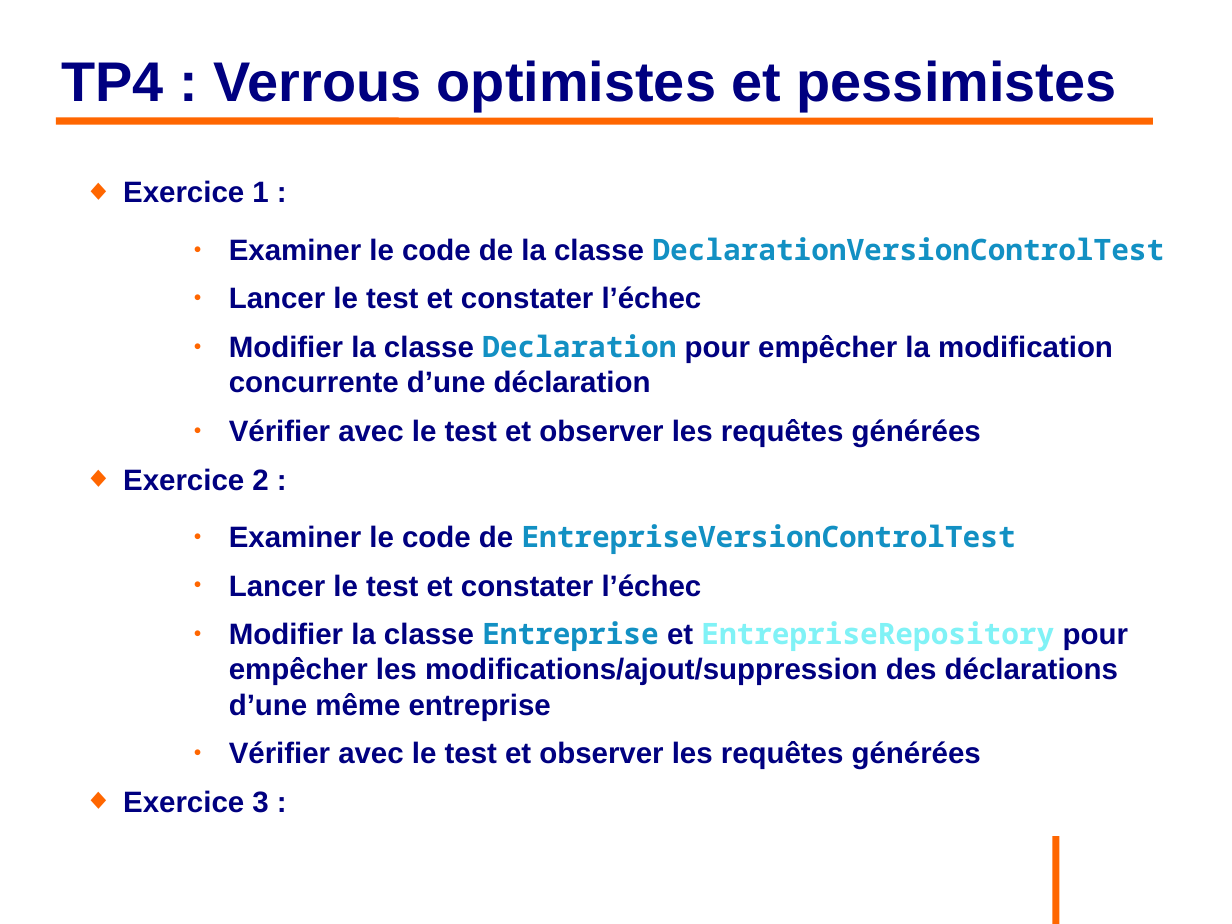
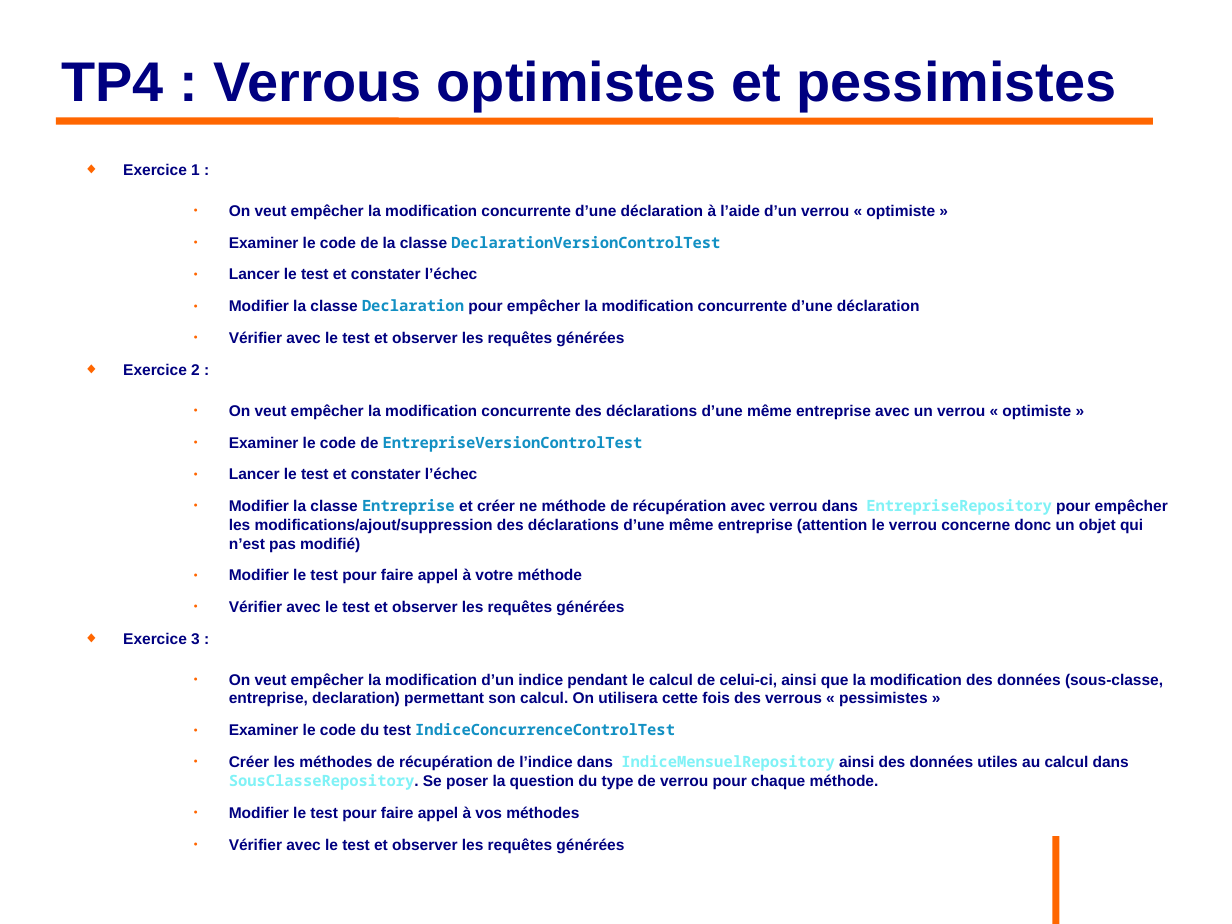
Before and after one commit to philphils/formation-hibernate-avancee, a slide deck: slide 109 of Documentation/diapo_formation_hibernate_avancee.odp (slide 108 before the commit). Drawn at 1232x924 pixels with LibreOffice and Linux fonts; fonts in the diff are those of the drawing; background and template pictures are left out. Boxes give left, top, right and bottom in pixels: in the first picture for what was removed or moved away, otherwise in the second. Text is boxed around its words. In the diff, an @@ line names an element or a change of style, - is before the commit and + after.

Commit message:
Fin diapo partie verrou

```diff
--- a/Documentation/diapo_formation_hibernate_avancee.odp
+++ b/Documentation/diapo_formation_hibernate_avancee.odp
@@ text at (x1=123, y1=163, x2=920, y2=644): size 19 to 10 pt in "Exercice 1 :", "Examiner le code de la classe DeclarationVersionControlTest", "Lancer le test et constater l’échec", "Modifier la classe Declaration pour empêcher la ..." and 6 more places @@
@@ text at (x1=229, y1=204, x2=935, y2=219): paragraph added @@
+    ● On veut empêcher la modification concurrente d’une déclaration à l’aide d’un verrou « optimiste »
@@ text at (x1=229, y1=404, x2=1071, y2=419): paragraph added @@
+    ● On veut empêcher la modification concurrente des déclarations d’une même entreprise avec un verrou « optimiste »
@@ text at (x1=229, y1=499, x2=1168, y2=584): text changed; size 19 to 10 pt @@
-    ● Modifier la classe Entreprise et EntrepriseRepository pour empêcher les modifications/ajout/suppression des déclarations d’une même entreprise
+    ● Modifier la classe Entreprise et créer ne méthode de récupération avec verrou dans EntrepriseRepository pour empêcher les modifications/ajout/suppression des déclarations d’une même entreprise (attention le verrou concerne donc un objet qui n’est pas modifié)
+    ● Modifier le test pour faire appel à votre méthode
@@ text at (x1=229, y1=673, x2=1163, y2=821): paragraphs added @@
+    ● On veut empêcher la modification d’un indice pendant le calcul de celui-ci, ainsi que la modification des données (sous-classe, entreprise, declaration) permettant son calcul. On utilisera cette fois des verrous « pessimistes »
+    ● Examiner le code du test IndiceConcurrenceControlTest
+    ● Créer les méthodes de récupération de l’indice dans IndiceMensuelRepository ainsi des données utiles au calcul dans SousClasseRepository. Se poser la question du type de verrou pour chaque méthode.
+    ● Modifier le test pour faire appel à vos méthodes
+    ● Vérifier avec le test et observer les requêtes générées
```
Also in this commit, not shown: 1 slide added.
